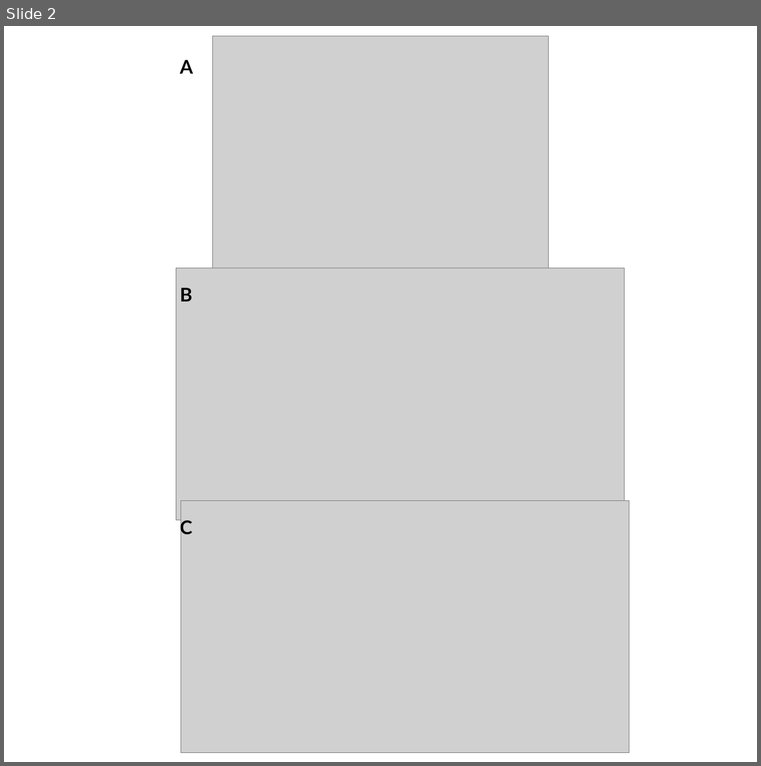
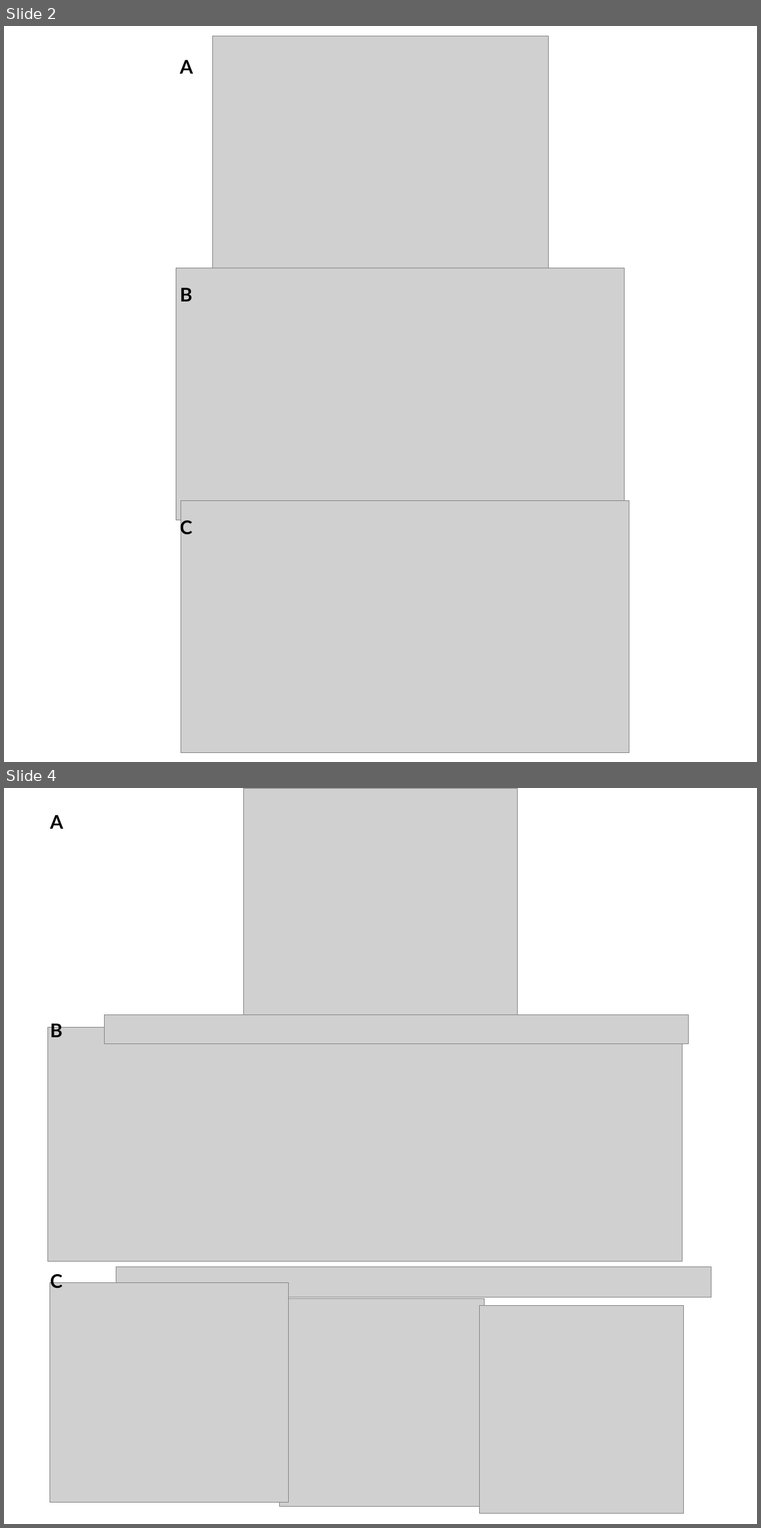
Before and after one commit to BernhardtLab/comp-temp, a slide deck: figures/kd-figs/conceptual_threepanel.pptx. Shown one above the other, each under a label of ours: slide 2 before the commit, slides 2 and 4 after it; the slides between them are not shown. The pictures are 761x766 and 761x1528 pixels, drawn with LibreOffice and Linux fonts; fonts in the diff are those of the drawing; grey boxes stand for pictures. Boxes give left, top, right and bottom in pixels: in the first picture for what was removed or moved away, otherwise in the second. Text is boxed around its words. In the diff, an @@ line names an element or a change of style, - is before the commit and + after.

```diff
--- a/figures/kd-figs/conceptual_threepanel.pptx
+++ b/figures/kd-figs/conceptual_threepanel.pptx
@@ slide 4 added at bbox=[4, 788, 757, 1524], background #FFFFFF @@
@@ picture added at bbox=[243, 788, 518, 1015] @@
@@ text added at bbox=[50, 815, 63, 829], 24 pt, text #000000, bold @@
+A
@@ picture added at bbox=[104, 1015, 689, 1043] @@
@@ picture added at bbox=[47, 1027, 682, 1261] @@
@@ text added at bbox=[50, 1021, 63, 1037], 24 pt, text #000000, bold @@
+B
@@ picture added at bbox=[50, 1283, 289, 1502] @@
@@ text added at bbox=[50, 1272, 63, 1288], 24 pt, text #000000, bold @@
+C
@@ picture added at bbox=[116, 1266, 712, 1297] @@
@@ picture added at bbox=[280, 1298, 484, 1506] @@
@@ picture added at bbox=[479, 1306, 684, 1513] @@
```
Also in this commit, not shown: 13 other files.
